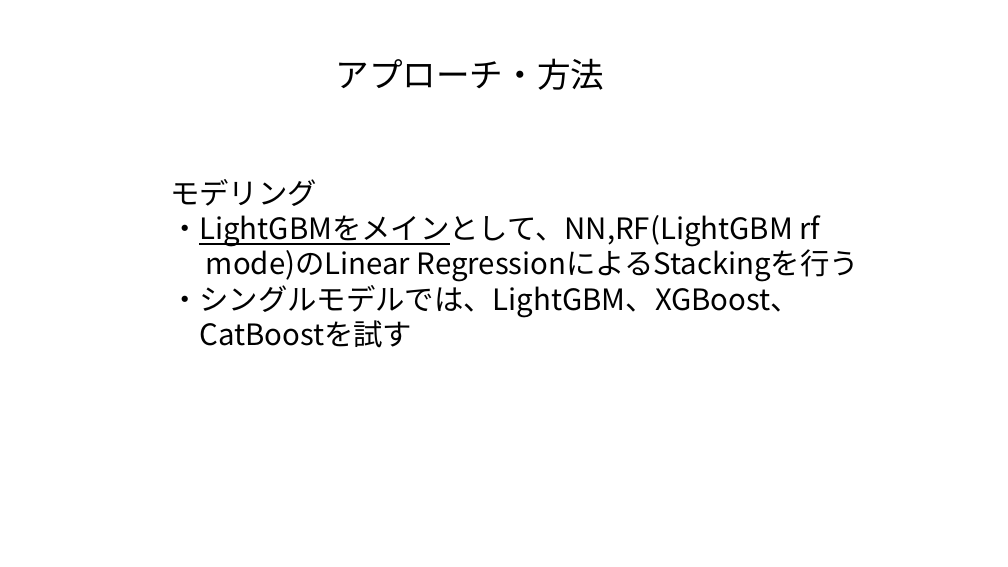
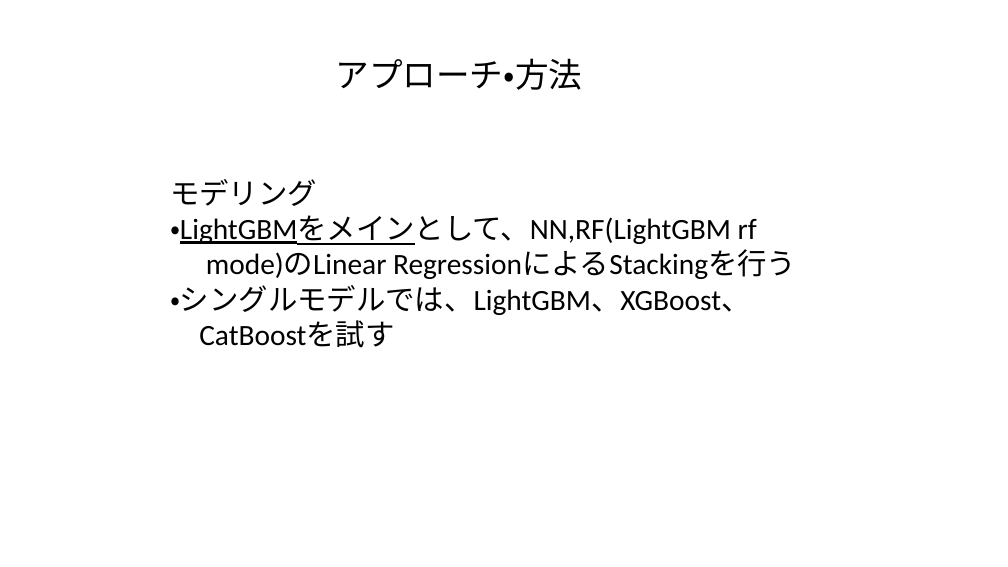
Before and after one commit to tsuru-kazu/research, a slide deck: slide 8 of docs/PD3_interim_report.pptx. Drawn at 1008x567 pixels with LibreOffice and Linux fonts; fonts in the diff are those of the drawing. Boxes give left, top, right and bottom in pixels: in the first picture for what was removed or moved away, otherwise in the second. Text is boxed around its words. In the diff, an @@ line names an element or a change of style, - is before the commit and + after.

```diff
--- a/docs/PD3_interim_report.pptx
+++ b/docs/PD3_interim_report.pptx
@@ text "アプローチ・方法" at box(336, 58, 583, 90): font Noto Sans CJK JP to Calibri @@
@@ text "モデリング" at box(170, 179, 796, 348): font Noto Sans CJK JP to Calibri @@
```
Also in this commit, not shown: 10 other slides changed, 4 other files.
